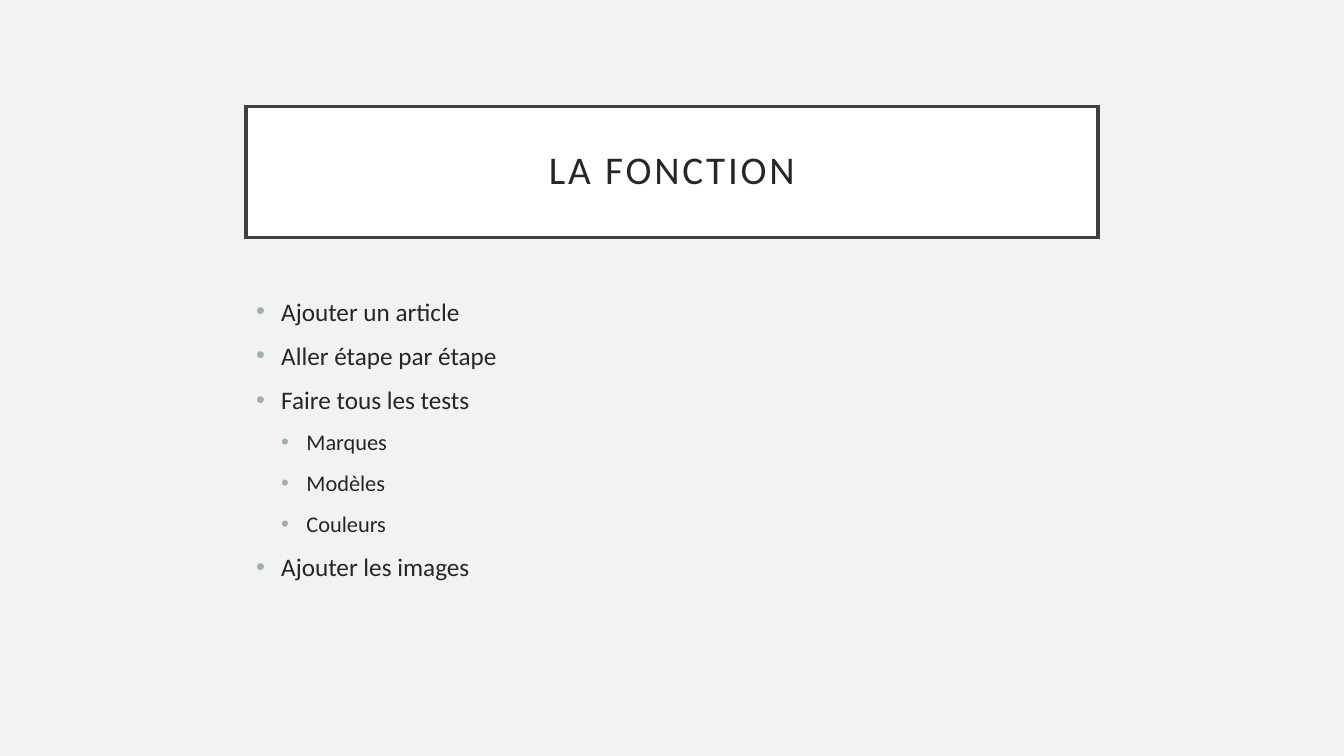
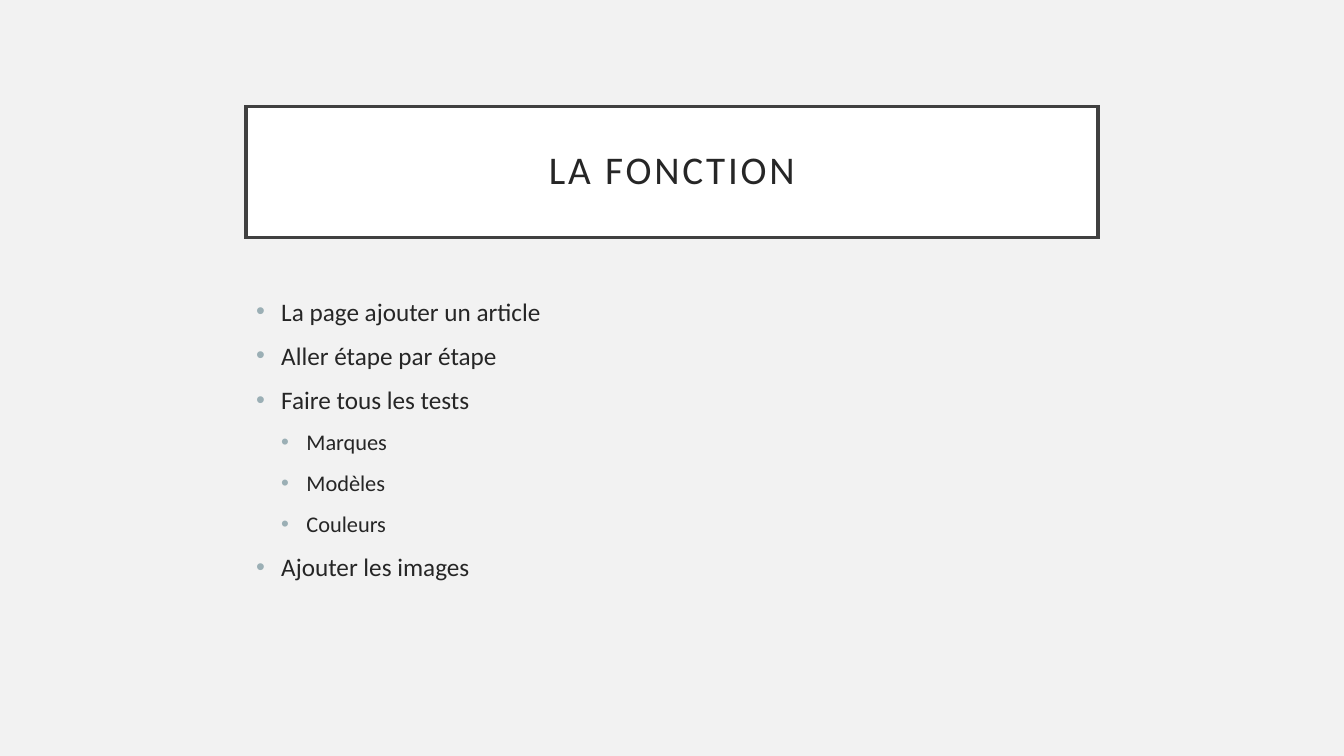
Before and after one commit to JeremyGfeller/Pre-TPi, a slide deck: slide 9 of Documentation/Présentation.pptx. Drawn at 1344x756 pixels with LibreOffice and Linux fonts; fonts in the diff are those of the drawing. Boxes give left, top, right and bottom in pixels: in the first picture for what was removed or moved away, otherwise in the second. Text is boxed around its words. In the diff, an @@ line names an element or a change of style, - is before the commit and + after.

Commit message:
Avancement du powerpoint de présentation
Ajout de nouvelles images et autres captures d'écrans

```diff
--- a/Documentation/Présentation.pptx
+++ b/Documentation/Présentation.pptx
@@ text at bbox=[281, 303, 541, 326]: text changed @@
-• Ajouter un article
+• La page ajouter un article
```
Also in this commit, not shown: 2 slides added, 12 other files.
